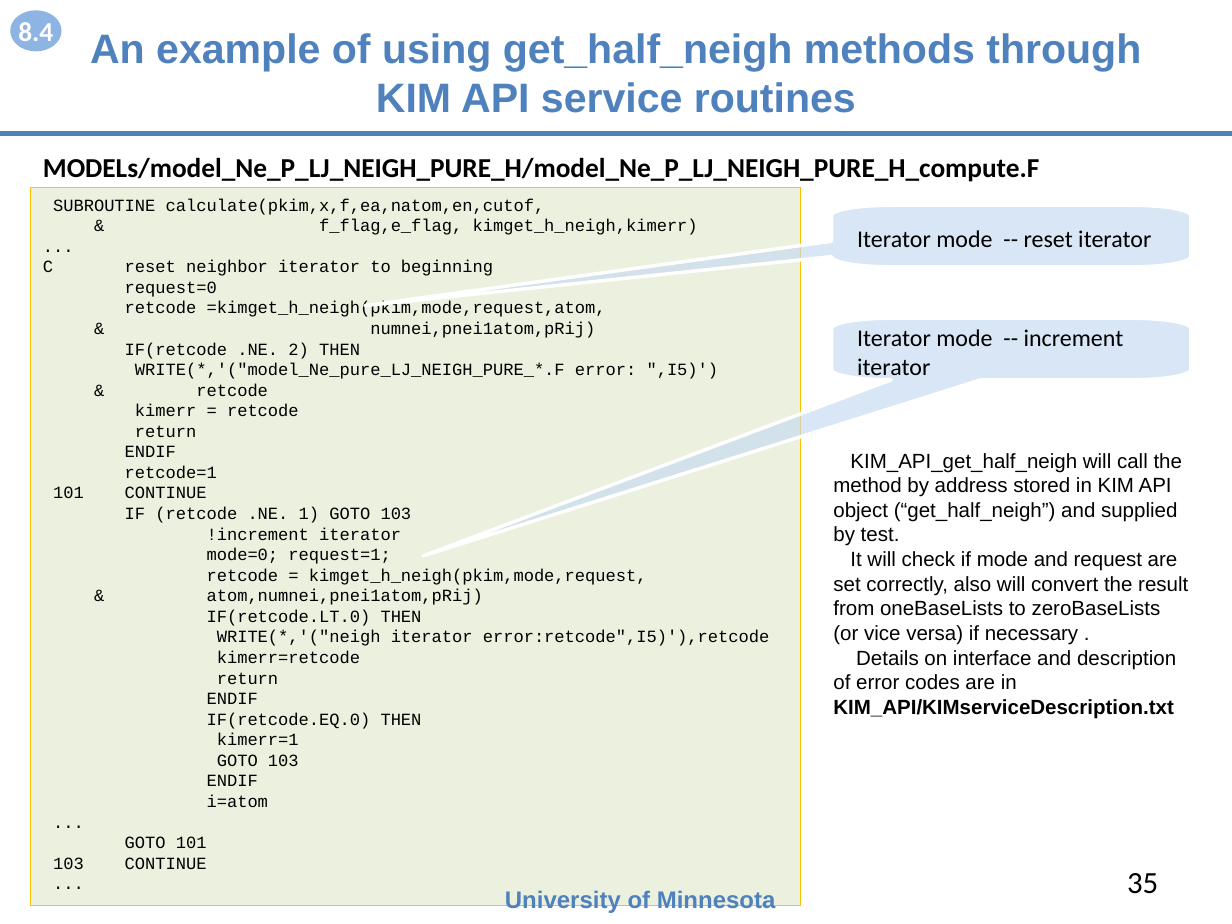
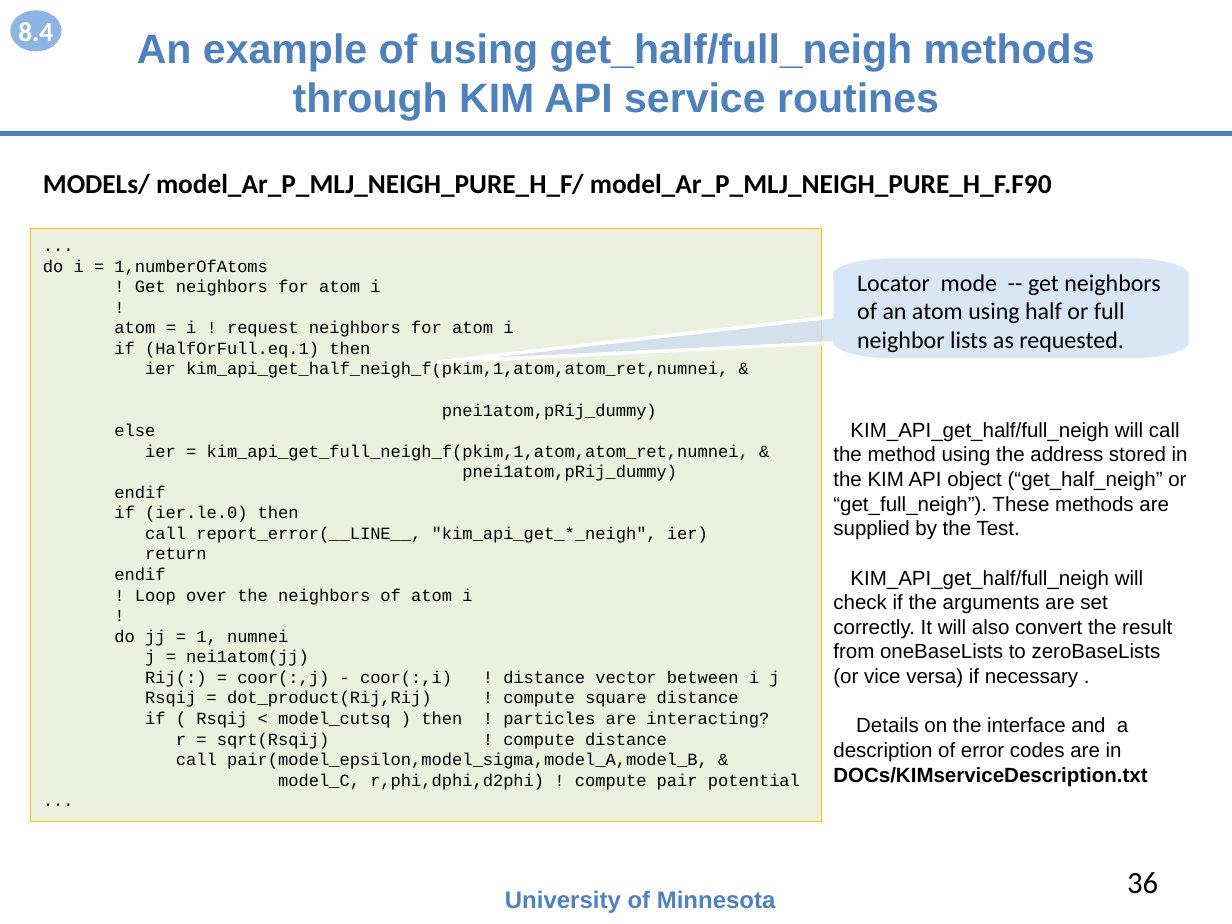
Before and after one commit to openkim/kim-api, a slide deck: slide 36 of DOCs/openkim-api-introduction.pptx (slide 35 before the commit). Drawn at 1232x924 pixels with LibreOffice and Linux fonts; fonts in the diff are those of the drawing. Boxes give left, top, right and bottom in pixels: in the first picture for what was removed or moved away, otherwise in the second. Text is boxed around its words. In the diff, an @@ line names an element or a change of style, - is before the commit and + after.

Commit message:
updated DOCs/ presentation

```diff
--- a/DOCs/openkim-api-introduction.pptx
+++ b/DOCs/openkim-api-introduction.pptx
@@ title at (137, 33, 1095, 121): text changed @@
-An example of using get_half_neigh methods through KIM API service routines
+An example of using get_half/full_neigh methods through KIM API service routines
@@ text at (43, 173, 1052, 197): text changed @@
-MODELs/model_Ne_P_LJ_NEIGH_PURE_H/model_Ne_P_LJ_NEIGH_PURE_H_compute.F
+MODELs/ model_Ar_P_MLJ_NEIGH_PURE_H_F/ model_Ar_P_MLJ_NEIGH_PURE_H_F.F90
@@ text in rectangle at (53, 198, 698, 235): paragraphs removed @@
-SUBROUTINE calculate(pkim,x,f,ea,natom,en,cutof,
-& f_flag,e_flag, kimget_h_neigh,kimerr)
@@ freeform shape removed at (832, 206, 1191, 267) @@
-Iterator mode -- reset iterator
@@ rectangle "...": place and size @@
-rectangle "..." at (31, 188, 801, 906)
+rectangle "..." at (31, 228, 822, 821)
@@ text in rectangle at (43, 259, 749, 543): text changed @@
-C reset neighbor iterator to beginning
-request=0
-retcode =kimget_h_neigh(pkim,mode,request,atom,
-& numnei,pnei1atom,pRij)
-IF(retcode .NE. 2) THEN
-WRITE(*,'("model_Ne_pure_LJ_NEIGH_PURE_*.F error: ",I5)')
-& retcode
-kimerr = retcode
+do i = 1,numberOfAtoms
+! Get neighbors for atom i
+!
+atom = i ! request neighbors for atom i
+if (HalfOrFull.eq.1) then
+ier kim_api_get_half_neigh_f(pkim,1,atom,atom_ret,numnei, &
+pnei1atom,pRij_dummy)
+else
+ier = kim_api_get_full_neigh_f(pkim,1,atom,atom_ret,numnei, &
+pnei1atom,pRij_dummy)
+endif
+if (ier.le.0) then
+call report_error(__LINE__, "kim_api_get_*_neigh", ier)
@@ freeform shape "Locator mode -- get neighbors ...": place and size @@
-freeform shape "Locator mode -- get neighbors ..." at (832, 318, 1191, 379)
+freeform shape "Locator mode -- get neighbors ..." at (832, 256, 1191, 360)
@@ text in freeform shape at (857, 274, 1160, 352): text changed @@
-Iterator mode -- increment iterator
+Locator mode -- get neighbors of an atom using half or full neighbor lists as requested.
@@ text at (833, 422, 1188, 787): text changed @@
-KIM_API_get_half_neigh will call the method by address stored in KIM API object (“get_half_neigh”) and supplied by test.
-It will check if mode and request are set correctly, also will convert the result from oneBaseLists to zeroBaseLists (or vice versa) if necessary .
-Details on interface and description of error codes are in
-KIM_API/KIMserviceDescription.txt
+KIM_API_get_half/full_neigh will call the method using the address stored in the KIM API object (“get_half_neigh” or “get_full_neigh”). These methods are supplied by the Test.
+KIM_API_get_half/full_neigh will check if the arguments are set correctly. It will also convert the result from oneBaseLists to zeroBaseLists (or vice versa) if necessary .
+Details on the interface and a description of error codes are in
+DOCs/KIMserviceDescription.txt
@@ text in rectangle at (114, 567, 800, 790): text changed @@
-ENDIF
-retcode=1
-101 CONTINUE
-IF (retcode .NE. 1) GOTO 103
-!increment iterator
-mode=0; request=1;
-retcode = kimget_h_neigh(pkim,mode,request,
-& atom,numnei,pnei1atom,pRij)
-IF(retcode.LT.0) THEN
-WRITE(*,'("neigh iterator error:retcode",I5)'),retcode
-kimerr=retcode
-return
-ENDIF
-IF(retcode.EQ.0) THEN
-kimerr=1
-GOTO 103
-ENDIF
-i=atom
+endif
+! Loop over the neighbors of atom i
+!
+do jj = 1, numnei
+j = nei1atom(jj)
+Rij(:) = coor(:,j) - coor(:,i) ! distance vector between i j
+Rsqij = dot_product(Rij,Rij) ! compute square distance
+if ( Rsqij < model_cutsq ) then ! particles are interacting?
+r = sqrt(Rsqij) ! compute distance
+call pair(model_epsilon,model_sigma,model_A,model_B, &
+model_C, r,phi,dphi,d2phi) ! compute pair potential
@@ text in rectangle at (53, 836, 207, 869): paragraphs removed @@
-GOTO 101
-103 CONTINUE
-...
@@ page number at (1127, 872, 1158, 894): text changed @@
-35
+36
```
Also in this commit, not shown: 20 other slides changed, 1 slide added, 7 slides removed, 2 other files.
